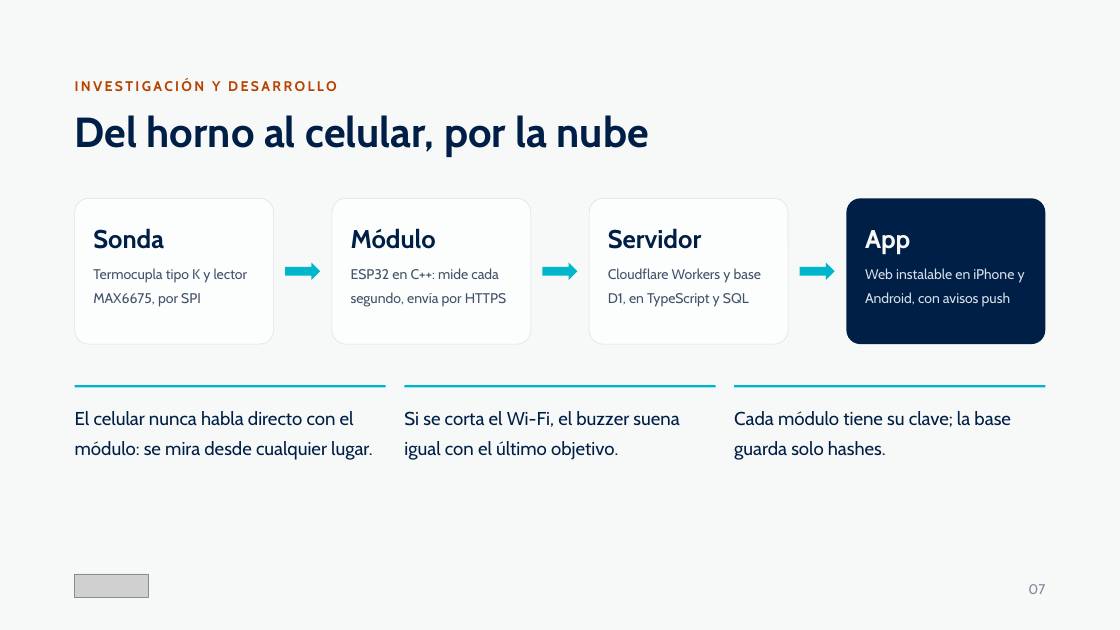
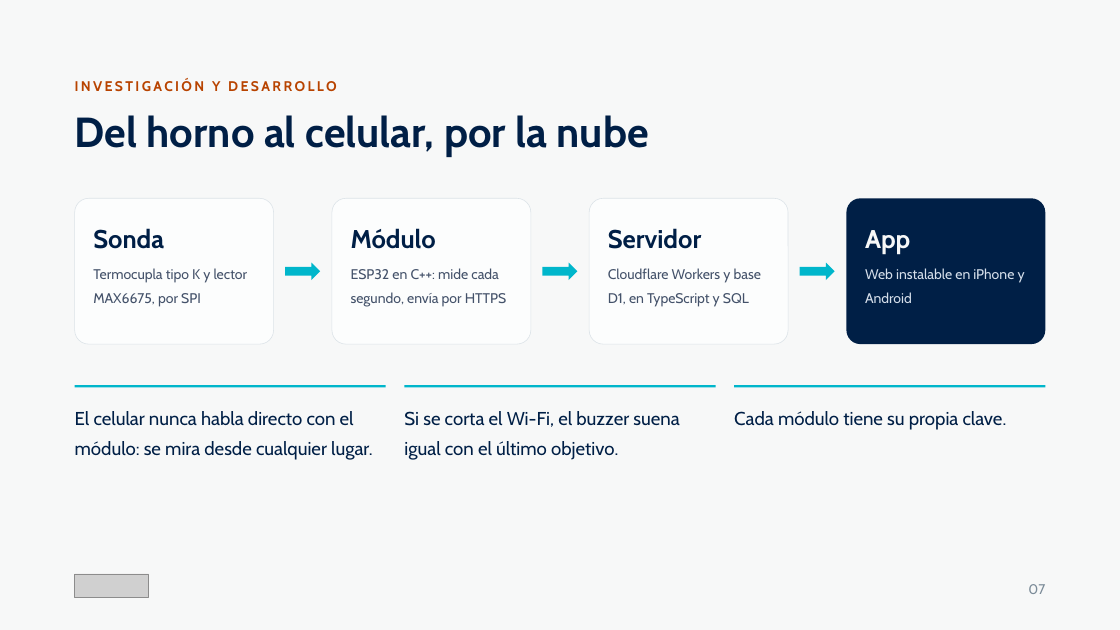
Before and after one commit to Code7C26/TermaLab, a slide deck: slide 7 of entregables/Pitch_Final_TermaLab.pptx. Drawn at 1120x630 pixels with LibreOffice and Linux fonts; fonts in the diff are those of the drawing; grey boxes stand for pictures. Boxes give left, top, right and bottom in pixels: in the first picture for what was removed or moved away, otherwise in the second. Text is boxed around its words. In the diff, an @@ line names an element or a change of style, - is before the commit and + after.

```diff
--- a/entregables/Pitch_Final_TermaLab.pptx
+++ b/entregables/Pitch_Final_TermaLab.pptx
@@ text at (865,268,1025,303): text changed @@
-Web instalable en iPhone y Android, con avisos push
+Web instalable en iPhone y Android
@@ text at (734,411,1007,430): text changed @@
-Cada módulo tiene su clave; la base guarda solo hashes.
+Cada módulo tiene su propia clave.
```
Also in this commit, not shown: 1 other file.
